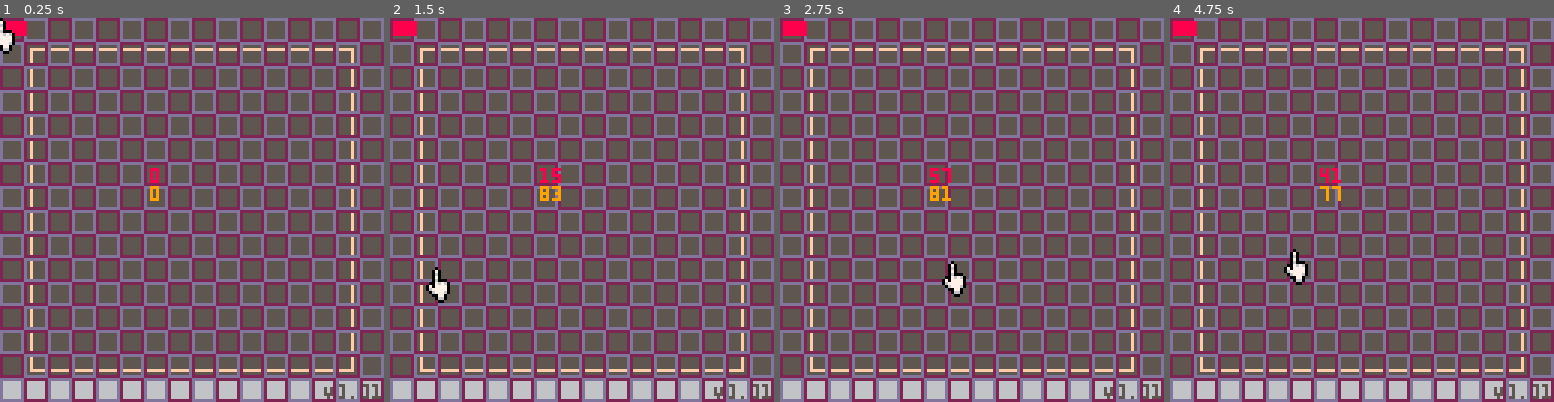
Above: before the commit, frames 1-4 (left to right).
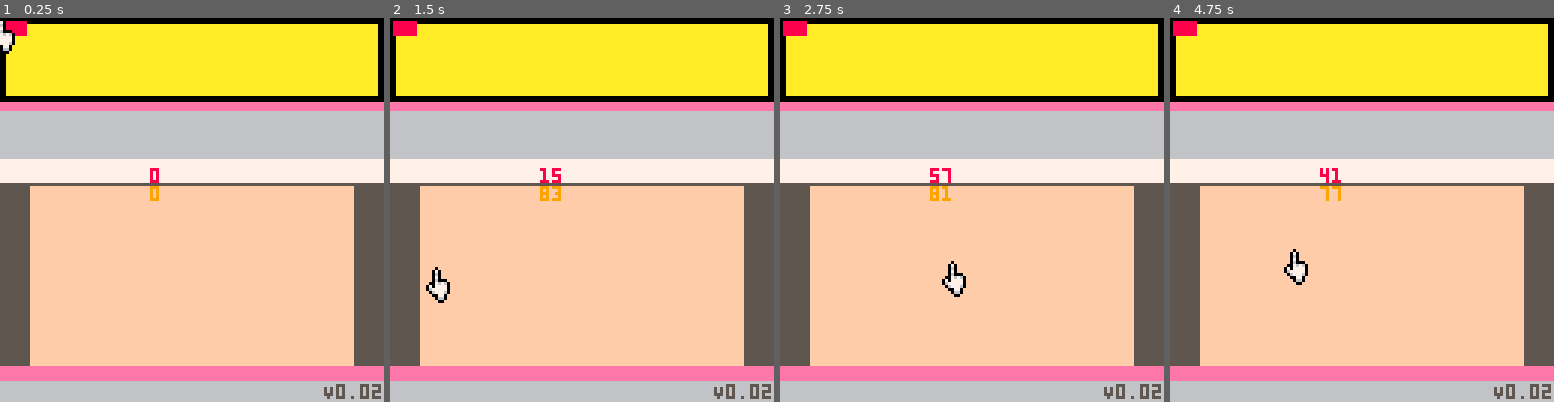
Above: after the commit, the same moments.

Repository: jan-Kulpas/pico8-addamatic
Game: PICO-8 cartridge addamatic.p8
Two runs of this game, one before a commit and one after it. Both use one fixed random seed, a clock stepped at 60 frames per second and the inputs below.
Inputs (mouse positions are in pixels of both pictures, inside the frame that each line leads up to):
- Up to frame 1 (0.25 s): no input
- Up to frame 2 (1.5 s): click (670, 121) at 0.67 s; click (436, 267) at 1.22 s
- Up to frame 3 (2.75 s): click (887, 114) at 1.77 s; click (952, 259) at 2.32 s
- Up to frame 4 (4.75 s): click (1404, 106) at 2.87 s; click (1465, 256) at 3.42 s; click (1231, 102) at 3.97 s; click (1292, 248) at 4.52 s

The runs differ from the first frame. In frame 1, 92% of the frame differs, in the area x 0-100%, y 0-100%; in frame 2, 91%; in frame 3, 91%; in frame 4, 91%.

Commit message:
vertical layout done

Diff:
--- a/addamatic.p8
+++ b/addamatic.p8
@@ -28,13 +28,26 @@
 		--if(i%2==0)line(0,i,127,i,10)
 	end
 
+	--logo
+	rect2(0,0,128,28)
+	rect2(2,2,124,24,10)
+
+	--number line
+	rect2(0,31,128,16,6)
+	rect2(0,47,128,8,7)
+
 	--main body
-	rect(10,10,117,117,15)
+	rect2(10,56,108,60,15)
 	--footer
-	rectfill(0,121,127,127,6)
-	print("V0.01",108,122,5)
+	rect2(0,121,128,7,6)
+	print("V0.02",108,122,5)
 
- debug_grid()
+	--margins
+	rect2(0,116,128,5,14)
+	rect2(0,28,128,3,14)
+
+
+ --debug_grid()
 
 	--draw buttons
 	for b in all(buttons) do
@@ -64,6 +77,10 @@
 		end
 	end
 end
+
+function rect2(x,y,w,h,c)
+	rectfill(x,y,x+w-1,y+h-1,c)
+end
 __gfx__
 00000000000000000000000000000000000000000000000000000000000000000000000000000000000000000000000000000000000000000000000011101111
 00000000000000000000000000000000000000000000000000000000000000000000000000000000000000000000000000000000000000000000000011070111
